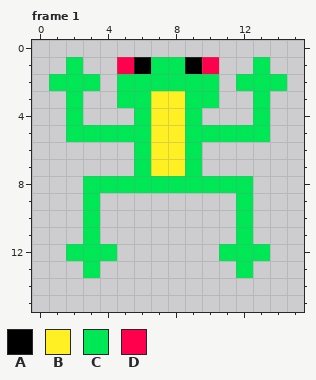
A pixel-art file gets an edit: assets/asesprite/frog.ase. The picture above is the old version.
16x16 pixels, 2 frames. Shown: frame 1.
Palette (. is transparent): A #000000  B #fff024  C #00e756  D #ff004d
Pixels before, frame 1, first column x 1:
 1 .C..DACCAD..C.
 2 CCC.CCCCCC.CCC
 3 .C..CCBBCC..C.
 4 .C...CBBC...C.
 5 .CCCCCBBCCCCC.
 6 .....CBBC.....
 7 .....CBBC.....
 8 ..CCCCCCCCCC..
 9 ..C........C..
10 ..C........C..
11 ..C........C..
12 .CCC......CCC.
13 ..C........C..
And afterwards:
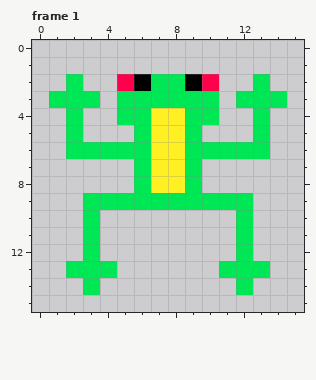
Edits made:
Frame 1:
Colour C gives way to colour A in row 2 at x 6 and 9.
Colour C gives way to colour B in row 8 at x 7 to 8.
The edit adds colour C in row 3 at x 1, 3, 12 and 14; in row 4 at x 5 and 10; in row 6 at x 2 to 5 and 10 to 13; in row 9 at x 4 to 11; in row 13 at x 2, 4, 11 and 13; in row 14 at x 3 and 12.
Colour B gives way to colour C in row 3 at x 7 to 8.
Colour C gives way to colour D in row 2 at x 5 and 10.
Colour A is gone in row 1 at x 6 and 9.
Colour C is gone in row 1 at x 2, 7 to 8 and 13; in row 2 at x 1, 3, 12 and 14; in row 5 at x 3 to 5 and 10 to 12; in row 8 at x 3 to 5 and 10 to 12; in row 12 at x 2, 4, 11 and 13.
Colour D is gone in row 1 at x 5 and 10.
Pixel boxes of the changes (left, top, right, bottom) in both pictures:
changed: (49, 57, 287, 295)
